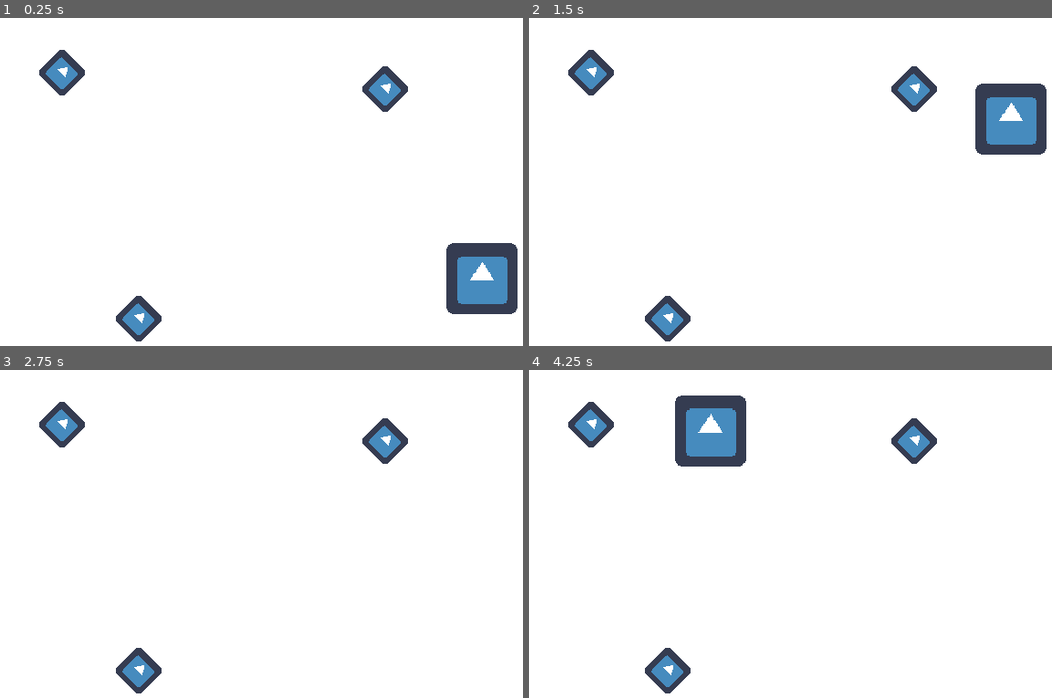
Above: before the commit, frames 1-4 (two rows, left to right).
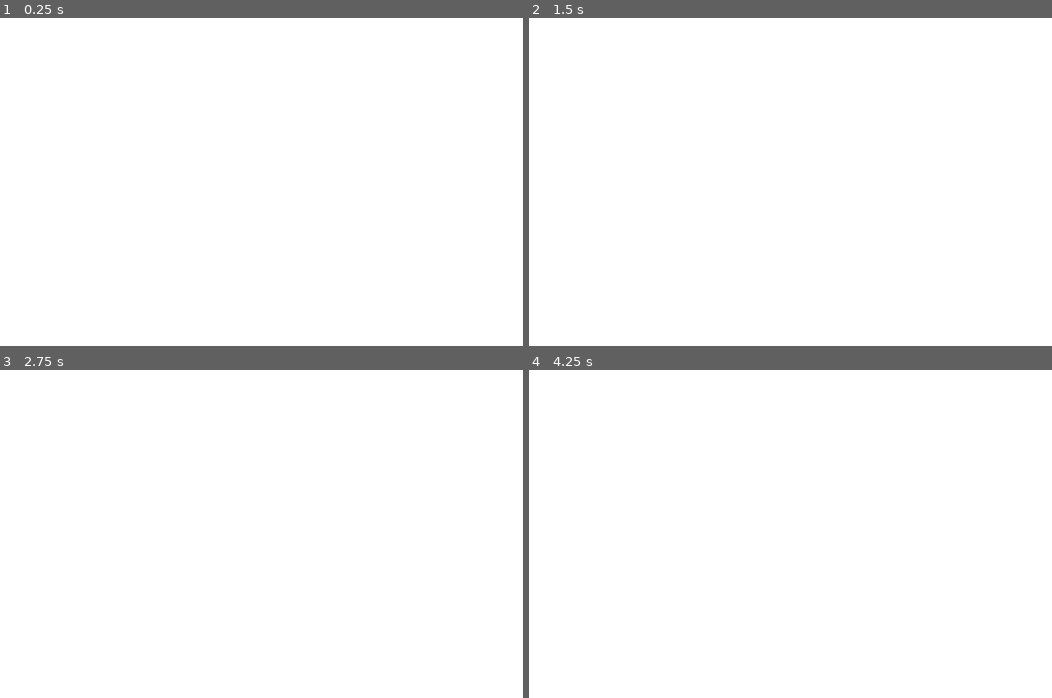
Above: after the commit, the same moments.

Repository: shacatman/PAG-Project
Game: Godot game, scene res://World/World.tscn
Same seed, same stepped clock (60 frames per second), same inputs: the game is played once before the commit and once after it. The engine's default icon, where the game draws it, is replaced by a stand-in: a white triangle on a blue panel in a dark square.
Inputs:
- Up to frame 1 (0.25 s): no input
- Up to frame 2 (1.5 s): tap Enter at 0.5 s; hold Up (ui_up) from 0.53 s (still down)
- Up to frame 3 (2.75 s): release Up (ui_up) at 2.03 s; hold Left (ui_left) from 2.03 s (still down)
- Up to frame 4 (4.25 s): tap Space at 2.75 s; tap Enter at 3.5 s; release Left (ui_left) at 3.53 s; hold Down (ui_down) from 3.53 s (still down)

The runs differ from the first frame. In frame 1, 4.9% of the frame differs, in the area x 7-99%, y 9-99%; in frame 2, 4.9%; in frame 3, 2.1%; in frame 4, 4.9%.

Commit message:
Crystal Effect improvement that works with Ysort
Note: only the green crystal currently has the fixed effect.

Diff:
--- a/Collectibles/Crystal.gd
+++ b/Collectibles/Crystal.gd
@@ -3,13 +3,12 @@
 
 #member variables
 enum COLORS {RED,GREEN,BLUE}#make sure this is the same as in ColorEffect!
-export(COLORS) var color = COLORS.RED#default value
+export(COLORS) var color = COLORS.RED#default value to be changed through editor or inheritance
 
 signal newcolor(color)
 
 
-
+#Player picks up the crystal-notify player and crystal effect nodes
 func _on_Crystal_body_entered(body):
-	if body.name == "Player":
-		emit_signal("newcolor",color)
-		queue_free()
+	emit_signal("newcolor",color)
+	queue_free()
--- a/Collectibles/Crystal.tscn
+++ b/Collectibles/Crystal.tscn
@@ -1,12 +1,24 @@
-[gd_scene load_steps=4 format=2]
+[gd_scene load_steps=6 format=2]
 
 [ext_resource path="res://Collectibles/Crystal.gd" type="Script" id=1]
 [ext_resource path="res://icon.png" type="Texture" id=2]
+[ext_resource path="res://Shaders/CrystalEffect.gdshader" type="Shader" id=3]
+
+[sub_resource type="ShaderMaterial" id=2]
+shader = ExtResource( 3 )
+shader_param/active = true
+shader_param/red = 1.0
+shader_param/green = 0.0
+shader_param/blue = 0.0
+shader_param/center = null
+shader_param/size = 5.0
 
 [sub_resource type="CircleShape2D" id=1]
 radius = 21.0238
 
 [node name="Crystal" type="Area2D"]
+material = SubResource( 2 )
+collision_layer = 2
 script = ExtResource( 1 )
 color = 1
 
--- a/Player/Player.gd
+++ b/Player/Player.gd
@@ -21,11 +21,11 @@
 		velocity = velocity.clamped(MAX_SPEED)
 	else:#stop the movement
 		velocity = velocity.move_toward(Vector2.ZERO,delta*FRICTION)
-	move_and_slide(velocity)
-	if get_slide_count()>0:
+	move_and_slide(velocity)#apply the velocity on the player
+	if get_slide_count()>0:#collision check
 		var pushable = get_slide_collision(0).collider as Pushable
 		if pushable:
-			pushable.push(-get_slide_collision(0).normal)#input_vector)
+			pushable.push(-get_slide_collision(0).normal)
 
 #	for pushable in pushables:
 #		pushable.push(pushables[pushable])
--- a/Player/Player.tscn
+++ b/Player/Player.tscn
@@ -13,6 +13,7 @@
 extents = Vector2( 19, 19 )
 
 [node name="Player" type="KinematicBody2D"]
+collision_mask = 3
 script = ExtResource( 2 )
 
 [node name="Sprite" type="Sprite" parent="."]
--- a/Pushables/PushableBox.tscn
+++ b/Pushables/PushableBox.tscn
@@ -7,6 +7,7 @@
 extents = Vector2( 30, 30.5 )
 
 [node name="PushableBox" type="KinematicBody2D"]
+collision_layer = 2
 script = ExtResource( 2 )
 
 [node name="Sprite" type="Sprite" parent="."]
--- a/Shaders/ColorEffect.gd
+++ b/Shaders/ColorEffect.gd
@@ -1,4 +1,4 @@
-extends Area2D
+extends Node2D
 
 
 #member variables
@@ -8,11 +8,10 @@
 
 
 func _on_Crystal_newcolor(color):#connected through new_color signal
-	match color:
+	match color:#make the new color visible(inside the effect area)
 		RED:
 			colorRect.material.set_shader_param("show_red",true)
 		GREEN:
 			colorRect.material.set_shader_param("show_green",true)
 		BLUE:
 			colorRect.material.set_shader_param("show_blue",true)
-	pass
--- a/Shaders/ColorEffect.tscn
+++ b/Shaders/ColorEffect.tscn
@@ -12,9 +12,7 @@
 shader_param/center = null
 shader_param/size = 0.17
 
-[sub_resource type="CircleShape2D" id=61]
-
-[node name="ColorEffect" type="Area2D"]
+[node name="ColorEffect" type="Node2D"]
 script = ExtResource( 2 )
 
 [node name="ColorRect" type="ColorRect" parent="."]
@@ -30,8 +28,3 @@
 __meta__ = {
 "_edit_use_anchors_": false
 }
-
-[node name="CollisionShape2D" type="CollisionShape2D" parent="."]
-visible = false
-shape = SubResource( 61 )
-disabled = true
--- /dev/null
+++ b/Shaders/CrystalEffect.gd
@@ -0,0 +1,11 @@
+extends Node2D
+
+
+#onready var colorRect=$ColorRect
+
+
+#crystal collected-remove the crystal effect
+func _on_Crystal_newcolor(color):
+#	print("removing effect")
+#	colorRect.material.set_shader_param("active",false)
+	queue_free()
--- /dev/null
+++ b/Shaders/CrystalEffect.gdshader
@@ -0,0 +1,54 @@
+shader_type canvas_item;
+
+uniform bool active=true;
+uniform float red=1f;
+uniform float green=0f;
+uniform float blue=0f;
+uniform vec2 center;
+uniform float size;//0.17 seems like a good choice
+
+float hue(float r,float g, float b){//hue value calculation formula
+	float hue;
+	float minval=min(r,min(g,b));
+	float maxval=max(r,max(g,b));
+	if(maxval==minval){
+		hue=0f;
+	}
+	else{
+		if(maxval == r) {
+	        hue = (g - b) / (maxval - minval);
+	    } else if(maxval == g) {
+	        hue = 2f + (b - r) / (maxval - minval);
+	    } else {
+	        hue = 4f + (r - g) / (maxval - minval);
+	    }
+	    hue = hue * 60f;
+	    if(hue < 0f) hue = hue + 360f;
+	}
+	return hue;
+}
+
+
+void fragment(){
+	if(!active){//unused currently
+		discard;//ignore the crystal effect when not needed
+	}
+	vec2 scaleduv=UV-0.5;//center the effect
+//	float rsize=size+0.1*size*sin(TIME*0.5);//option for changing effect radius
+	float mask =1.0-smoothstep(size-0.1,size,length(scaleduv-center));
+	COLOR=texture(SCREEN_TEXTURE,SCREEN_UV);
+//	vec3 grayscale=vec3(COLOR.r+COLOR.g+COLOR.b)/3.0;
+	vec3 grayscale=vec3(COLOR.r*0.2126+COLOR.g*0.7152+COLOR.b*0.0722);//better difference between the colors
+	bool setcolor=false;
+	if(mask>0.85){//inside the effect area
+		float pixel_hue=hue(COLOR.r,COLOR.g,COLOR.b);
+		float crystal_hue=hue(red,green,blue);
+		if(abs(pixel_hue-crystal_hue)>50f){//not same color as crystal- apply crystal color
+			COLOR.rgb=(grayscale+vec3(red,green,blue))*vec3(mask)/2f;//average value between the grayscale and crystal color
+			COLOR.a=0.5;//make the color transperent
+		}
+		setcolor=true;
+	}
+	if(!setcolor)
+		discard;
+}
--- /dev/null
+++ b/Shaders/CrystalEffect.tscn
@@ -0,0 +1,31 @@
+[gd_scene load_steps=4 format=2]
+
+[ext_resource path="res://Shaders/CrystalEffect.gd" type="Script" id=1]
+[ext_resource path="res://Shaders/CrystalEffect.gdshader" type="Shader" id=2]
+
+[sub_resource type="ShaderMaterial" id=2]
+resource_local_to_scene = true
+shader = ExtResource( 2 )
+shader_param/active = true
+shader_param/red = 0.0
+shader_param/green = 1.0
+shader_param/blue = 0.0
+shader_param/center = null
+shader_param/size = 0.5
+
+[node name="CrystalEffect" type="Node2D"]
+script = ExtResource( 1 )
+
+[node name="test" type="ColorRect" parent="."]
+material = SubResource( 2 )
+anchor_left = 0.5
+anchor_top = 0.5
+anchor_right = 0.5
+anchor_bottom = 0.5
+margin_left = -43.0
+margin_top = -43.0
+margin_right = 43.0
+margin_bottom = 44.0
+__meta__ = {
+"_edit_use_anchors_": false
+}
--- a/Shaders/ShaderCircle.gdshader
+++ b/Shaders/ShaderCircle.gdshader
@@ -13,7 +13,8 @@
 	vec2 scaleduv=UV-0.5;
 	float mask =1.0-smoothstep(size-0.1,size,length(scaleduv-center));
 	COLOR=texture(SCREEN_TEXTURE,SCREEN_UV);
-	vec3 grayscale=vec3(COLOR.r+COLOR.g+COLOR.b)/3.0;
+//	vec3 grayscale=vec3(COLOR.r+COLOR.g+COLOR.b)/3.0;
+	vec3 grayscale=vec3(COLOR.r*0.2126+COLOR.g*0.7152+COLOR.b*0.0722);//better difference between the colors
 	bool setcolor=false;
 	if(mask>0.85){
 		//determine the hue value of the pixel
@@ -51,6 +52,6 @@
 			setcolor=true;
 		}
 	}
-	if(!setcolor)
+	if(!setcolor)//default option-apply grayscale
 		COLOR.rgb=vec3(grayscale);
 }
--- a/World/World.tscn
+++ b/World/World.tscn
@@ -1,11 +1,33 @@
-[gd_scene load_steps=5 format=2]
+[gd_scene load_steps=9 format=2]
 
 [ext_resource path="res://Player/Player.tscn" type="PackedScene" id=1]
 [ext_resource path="res://Shaders/ColorEffect.tscn" type="PackedScene" id=2]
 [ext_resource path="res://Pushables/PushableBox.tscn" type="PackedScene" id=3]
 [ext_resource path="res://Collectibles/Crystal.tscn" type="PackedScene" id=4]
-
-[node name="World" type="Node2D"]
+[ext_resource path="res://Shaders/CrystalEffect.gdshader" type="Shader" id=5]
+[ext_resource path="res://Shaders/CrystalEffect.tscn" type="PackedScene" id=6]
+
+[sub_resource type="ShaderMaterial" id=3]
+resource_local_to_scene = true
+shader = ExtResource( 5 )
+shader_param/active = true
+shader_param/red = 1.0
+shader_param/green = 0.0
+shader_param/blue = 0.0
+shader_param/center = null
+shader_param/size = 0.3
+
+[sub_resource type="ShaderMaterial" id=1]
+resource_local_to_scene = true
+shader = ExtResource( 5 )
+shader_param/active = true
+shader_param/red = 0.0
+shader_param/green = 0.0
+shader_param/blue = 1.0
+shader_param/center = null
+shader_param/size = 0.3
+
+[node name="TestWorld" type="Node2D"]
 
 [node name="TestColors" type="Node2D" parent="."]
 
@@ -138,34 +160,80 @@
 "_edit_use_anchors_": false
 }
 
-[node name="PushableBox" parent="." instance=ExtResource( 3 )]
+[node name="YSort" type="YSort" parent="."]
+
+[node name="Player" parent="YSort" instance=ExtResource( 1 )]
+position = Vector2( 264, 143 )
+
+[node name="ColorEffectFollower" type="RemoteTransform2D" parent="YSort/Player"]
+remote_path = NodePath("../../../ColorEffect")
+
+[node name="PushableBox" parent="YSort" instance=ExtResource( 3 )]
 position = Vector2( 87, 82 )
+
+[node name="Crystal" parent="YSort" instance=ExtResource( 4 )]
+position = Vector2( 211, 39 )
+
+[node name="EffectFollower" type="RemoteTransform2D" parent="YSort/Crystal"]
+remote_path = NodePath("../../../CrystalEffect")
+
+[node name="Crystal2" parent="YSort" instance=ExtResource( 4 )]
+position = Vector2( 76, 165 )
+color = 0
+
+[node name="RemoteTransform2D" type="RemoteTransform2D" parent="YSort/Crystal2"]
+
+[node name="Crystal3" parent="YSort" instance=ExtResource( 4 )]
+position = Vector2( 34, 30 )
+color = 2
+
+[node name="RemoteTransform2D" type="RemoteTransform2D" parent="YSort/Crystal3"]
+remote_path = NodePath("../../../CrystalEffect3")
 
 [node name="ColorEffect" parent="." instance=ExtResource( 2 )]
 position = Vector2( 264, 143 )
 
-[node name="Player" parent="." instance=ExtResource( 1 )]
-position = Vector2( 264, 143 )
-
-[node name="RemoteTransform2D" type="RemoteTransform2D" parent="Player"]
-remote_path = NodePath("../../ColorEffect")
-
-[node name="TestCrystals" type="Node2D" parent="."]
-
-[node name="Crystal" parent="TestCrystals" instance=ExtResource( 4 )]
+[node name="CrystalEffect" parent="." instance=ExtResource( 6 )]
 position = Vector2( 211, 39 )
 
-[node name="Crystal2" parent="TestCrystals" instance=ExtResource( 4 )]
+[node name="CrystalEffect2" type="Node2D" parent="."]
 position = Vector2( 76, 165 )
-color = 0
-
-[node name="Crystal3" parent="TestCrystals" instance=ExtResource( 4 )]
+
+[node name="test" type="ColorRect" parent="CrystalEffect2"]
+material = SubResource( 3 )
+anchor_left = 0.5
+anchor_top = 0.5
+anchor_right = 0.5
+anchor_bottom = 0.5
+margin_left = -43.0
+margin_top = -43.0
+margin_right = 43.0
+margin_bottom = 44.0
+__meta__ = {
+"_edit_use_anchors_": false
+}
+
+[node name="CrystalEffect3" type="Node2D" parent="."]
 position = Vector2( 34, 30 )
-color = 2
-
-[connection signal="newcolor" from="TestCrystals/Crystal" to="ColorEffect" method="_on_Crystal_newcolor"]
-[connection signal="newcolor" from="TestCrystals/Crystal2" to="ColorEffect" method="_on_Crystal_newcolor"]
-[connection signal="newcolor" from="TestCrystals/Crystal3" to="ColorEffect" method="_on_Crystal_newcolor"]
-
+
+[node name="test" type="ColorRect" parent="CrystalEffect3"]
+material = SubResource( 1 )
+anchor_left = 0.5
+anchor_top = 0.5
+anchor_right = 0.5
+anchor_bottom = 0.5
+margin_left = -43.0
+margin_top = -43.0
+margin_right = 43.0
+margin_bottom = 44.0
+__meta__ = {
+"_edit_use_anchors_": false
+}
+
+[connection signal="newcolor" from="YSort/Crystal" to="ColorEffect" method="_on_Crystal_newcolor"]
+[connection signal="newcolor" from="YSort/Crystal" to="CrystalEffect" method="_on_Crystal_newcolor"]
+[connection signal="newcolor" from="YSort/Crystal2" to="ColorEffect" method="_on_Crystal_newcolor"]
+[connection signal="newcolor" from="YSort/Crystal3" to="ColorEffect" method="_on_Crystal_newcolor"]
+
+[editable path="YSort/Crystal2"]
 [editable path="ColorEffect"]
-[editable path="TestCrystals/Crystal2"]
--- a/project.godot
+++ b/project.godot
@@ -38,6 +38,11 @@
 window/size/test_height=600
 window/stretch/mode="2d"
 
+[layer_names]
+
+2d_physics/layer_1="Player"
+2d_physics/layer_2="Objects"
+
 [physics]
 
 common/enable_pause_aware_picking=true
Not shown: 1 places in Shaders/ColorEffect.tscn that only renumber resources
